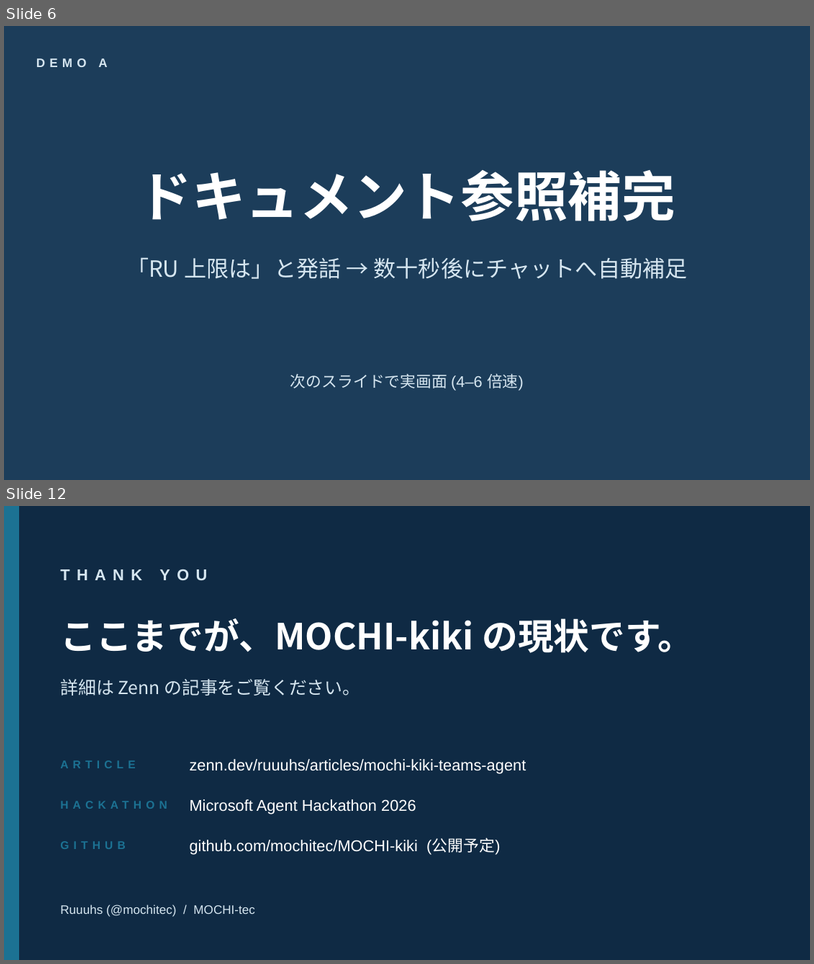
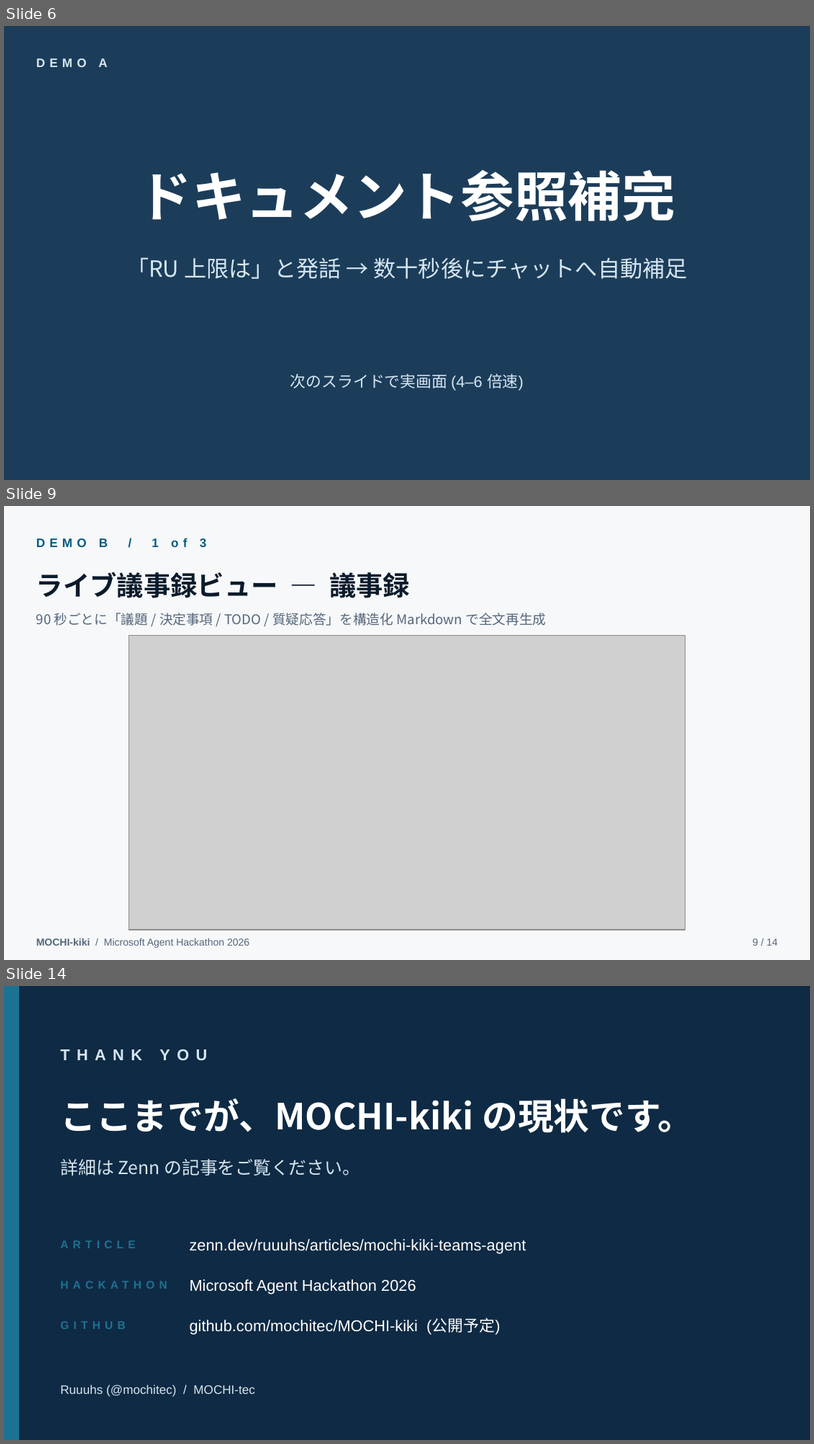
Before and after one commit to MOCHITEC/MOCHI-kiki, a slide deck: articles/mochi-kiki-teams-agent/video/mochi-kiki-demo-deck.pptx. Shown one above the other, each under a label of ours: slides 6 and 12 before the commit, slides 6, 9 and 14 after it; the slides between them are not shown. The pictures are 814x964 and 814x1444 pixels, drawn with LibreOffice and Linux fonts; fonts in the diff are those of the drawing; grey boxes stand for pictures. Boxes give left, top, right and bottom in pixels: in the first picture for what was removed or moved away, otherwise in the second. Text is boxed around its words. In the diff, an @@ line names an element or a change of style, - is before the commit and + after.

```diff
--- a/articles/mochi-kiki-teams-agent/video/mochi-kiki-demo-deck.pptx
+++ b/articles/mochi-kiki-teams-agent/video/mochi-kiki-demo-deck.pptx
@@ slide 9 added at box(4, 506, 810, 960), background #F6F8FA @@
@@ text added at box(36, 538, 207, 547), 11 pt, text #065A82, bold @@
+DEMO B / 1 of 3
@@ text added at box(36, 572, 410, 598), 24 pt, text #0B1B2B, bold @@
+ライブ議事録ビュー — 議事録
@@ text added at box(36, 613, 547, 626), 12 pt, text #55667A @@
+90 秒ごとに「議題 / 決定事項 / TODO / 質疑応答」を構造化 Markdown で全文再生成
@@ picture added at box(129, 635, 685, 929) @@
@@ text added at box(36, 938, 250, 947), 9 pt, text #55667A @@
+MOCHI-kiki / Microsoft Agent Hackathon 2026
@@ text added at box(753, 938, 779, 945), 9 pt, text #55667A @@
+9 / 14
@@ what was slide 12 is now slide 14 @@
```
Also in this commit, not shown: 7 slides changed, 3 other slides added, 2 slides removed, 7 other files.
